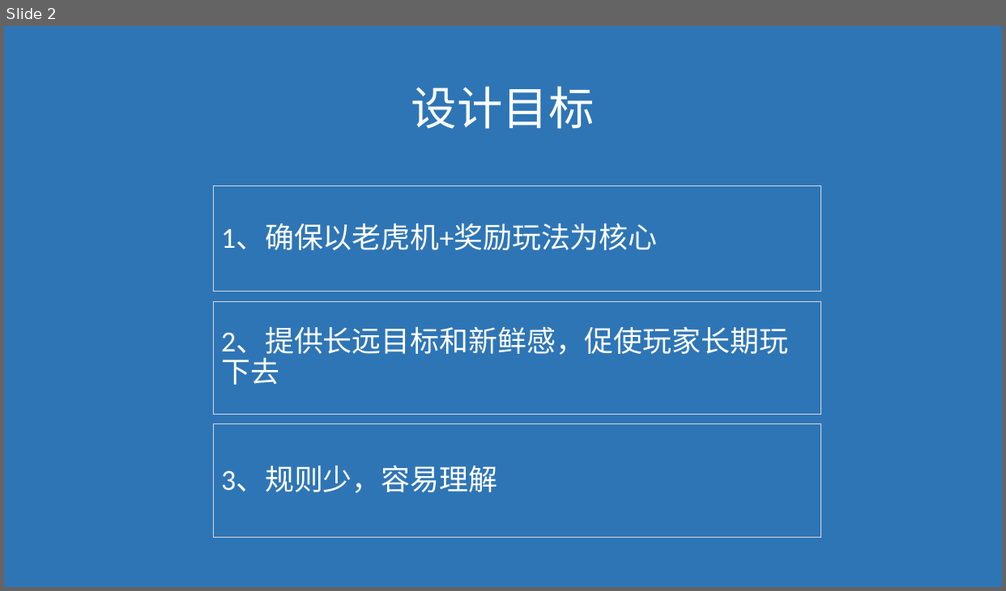
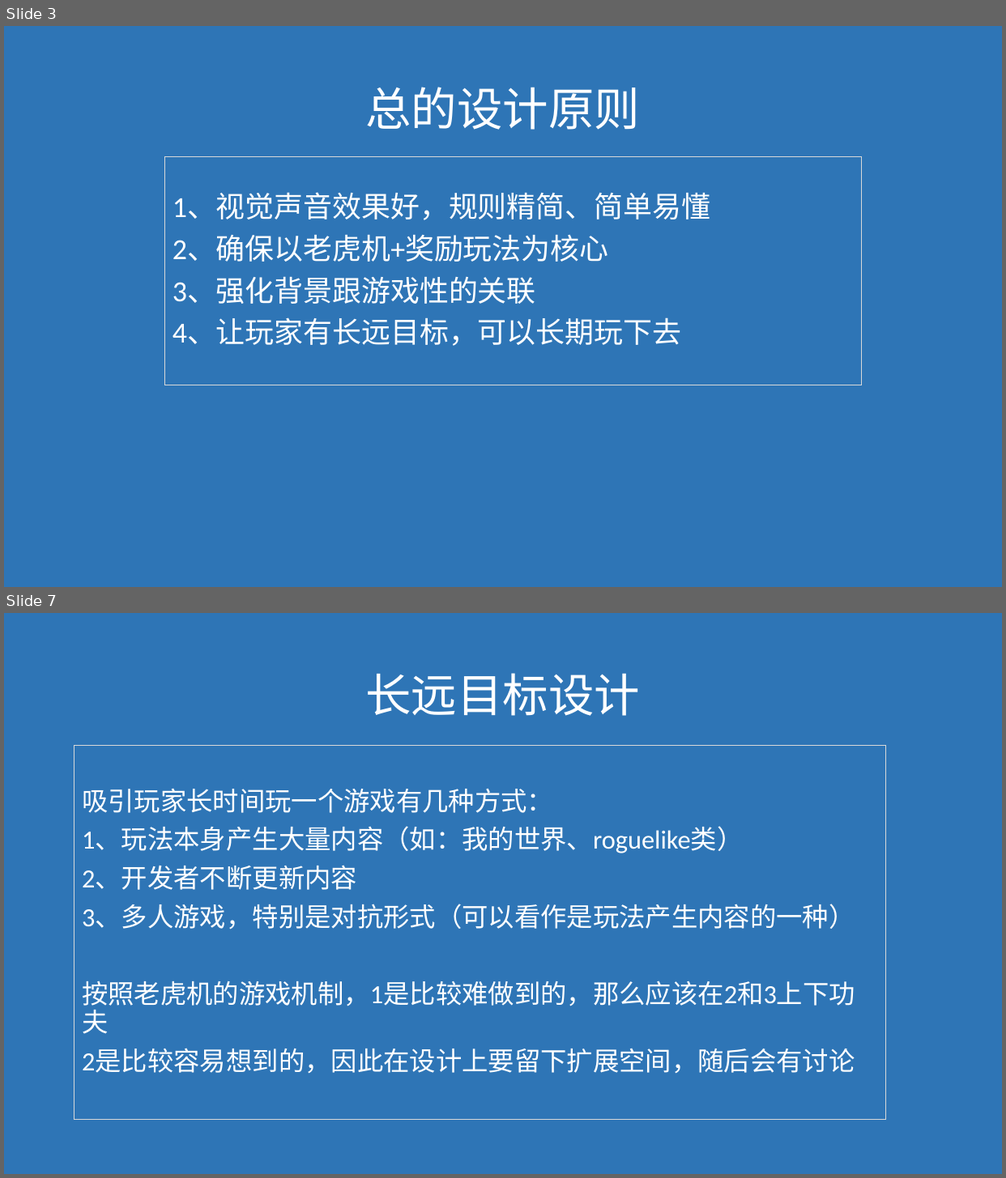
Before and after one commit to janryf/mygame, a slide deck: 构想.pptx. Shown one above the other, each under a label of ours: slide 2 before the commit, slides 3 and 7 after it; the slides between them are not shown. The pictures are 1006x591 and 1006x1178 pixels, drawn with LibreOffice and Linux fonts; fonts in the diff are those of the drawing. Boxes give left, top, right and bottom in pixels: in the first picture for what was removed or moved away, otherwise in the second. Text is boxed around its words. In the diff, an @@ line names an element or a change of style, - is before the commit and + after.

```diff
--- a/构想.pptx
+++ b/构想.pptx
@@ slide 7 added at box(4, 613, 1002, 1174), background #2E75B6 @@
@@ text added at box(365, 673, 640, 716), 44 pt, text #FFFFFF @@
+长远目标设计
@@ rectangle added at box(74, 746, 886, 1121), outline #D9D9D9 0.75 pt dashed, 25.2 pt, text #FFFFFF @@
+吸引玩家长时间玩一个游戏有几种方式：
+1、玩法本身产生大量内容（如：我的世界、roguelike类）
+2、开发者不断更新内容
+3、多人游戏，特别是对抗形式（可以看作是玩法产生内容的一种）
+按照老虎机的游戏机制，1是比较难做到的，那么应该在2和3上下功夫
+2是比较容易想到的，因此在设计上要留下扩展空间，随后会有讨论
@@ what was slide 2 is now slide 3 @@
@@ slide 3 changed as well @@
@@ text at box(365, 87, 640, 130): text changed @@
-设计目标
+总的设计原则
@@ rectangle "1、视觉声音效果好，规则精简、简单易懂": place and size @@
-rectangle "1、视觉声音效果好，规则精简、简单易懂" at box(214, 186, 821, 291)
+rectangle "1、视觉声音效果好，规则精简、简单易懂" at box(165, 157, 862, 386)
@@ text in rectangle at box(172, 194, 710, 346): text changed @@
-1、确保以老虎机+奖励玩法为核心
+1、视觉声音效果好，规则精简、简单易懂
+2、确保以老虎机+奖励玩法为核心
+3、强化背景跟游戏性的关联
+4、让玩家有长远目标，可以长期玩下去
@@ rectangle removed at box(214, 301, 821, 415) @@
-2、提供长远目标和新鲜感，促使玩家长期玩下去
@@ rectangle removed at box(214, 425, 821, 537) @@
-3、规则少，容易理解
```
Also in this commit, not shown: 16 other slides added, 6 slides removed, 7 other files.
